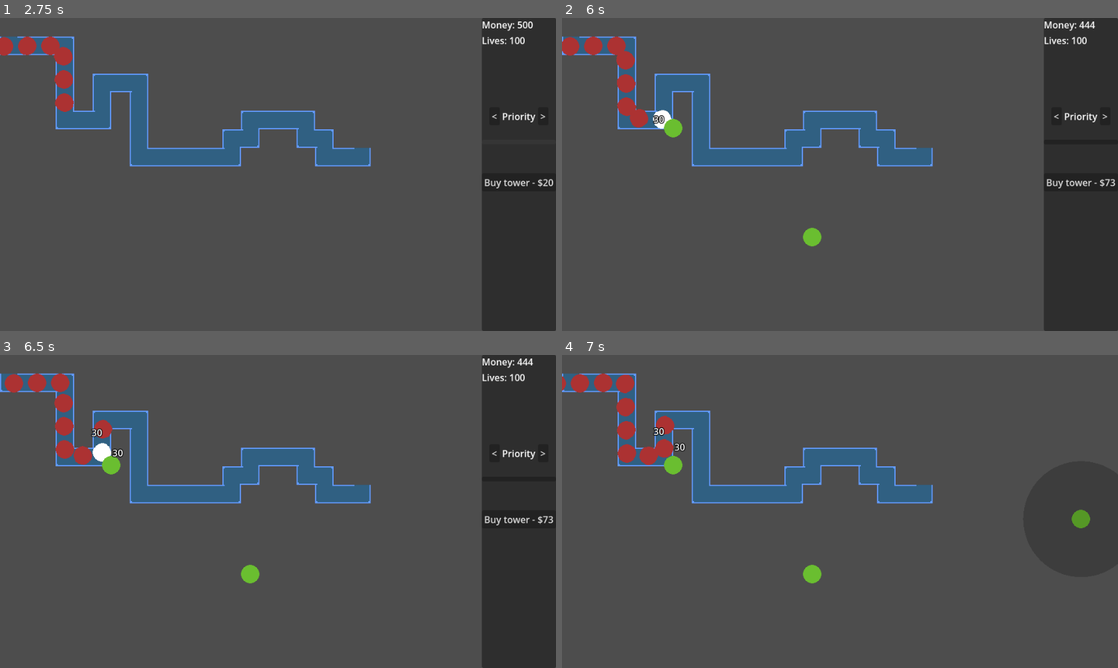
Above: before the commit, frames 1-4 (two rows, left to right).
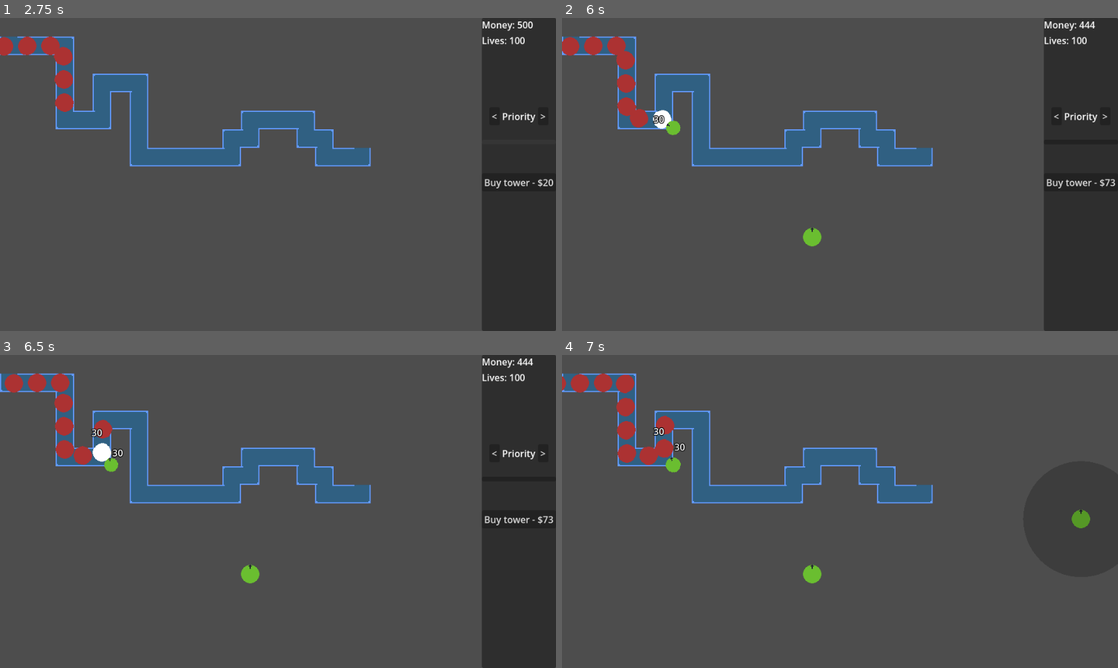
Above: after the commit, the same moments.

Repository: justindeogrades/casinotd
Game: Godot game, scene res://main.tscn
Same seed, same stepped clock (60 frames per second), same inputs: the game is played once before the commit and once after it.
Inputs (mouse positions are in pixels of both pictures, inside the frame that each line leads up to):
- Up to frame 1 (2.75 s): click "<" at 0.5 s; click ">" at 1.25 s; click (517, 143) at 2 s
- Up to frame 2 (6 s): click "Buy tower - $20" at 2.75 s; tap Enter at 3.5, 5.75 s; move the mouse to (812, 237) at 3.52 s; click (812, 237) at 3.6 s; click "Buy tower - $36" at 4.25 s; tap Space at 5 s; move the mouse to (812, 237) at 5.02 s; click (812, 237) at 5.1 s; move the mouse to (673, 127) at 5.77 s; click (673, 127) at 5.85 s
- Up to frame 3 (6.5 s): no input
- Up to frame 4 (7 s): click "Buy tower - $73" at 6.5 s

Frame 1 is identical in both runs. In frame 2, less than 0.1% of the frame differs, in the area x 18-46%, y 32-69%; in frame 3, less than 0.1%; in frame 4, less than 0.1%.
Error in both runs: Invalid call. Nonexistent function 'get_target_priority' in base 'Nil'. (res://tower_data_container.gd:82)

Commit message:
added placeholder tower animation and optimized targeting

Diff:
--- a/towers/scenes/green_tower.tscn
+++ b/towers/scenes/green_tower.tscn
@@ -9,13 +9,51 @@
 [sub_resource type="CircleShape2D" id="CircleShape2D_1jgo1"]
 resource_local_to_scene = true
 
-[node name="GreenTower" type="Node2D" unique_id=479165124 node_paths=PackedStringArray("sprite", "range_area", "range_collision", "cooldown_timer")]
+[sub_resource type="Animation" id="Animation_1jgo1"]
+length = 0.001
+tracks/0/type = "value"
+tracks/0/imported = false
+tracks/0/enabled = true
+tracks/0/path = NodePath("Sprite2D:scale")
+tracks/0/interp = 1
+tracks/0/loop_wrap = true
+tracks/0/keys = {
+"times": PackedFloat32Array(0),
+"transitions": PackedFloat32Array(1),
+"update": 0,
+"values": [Vector2(1, 1)]
+}
+
+[sub_resource type="Animation" id="Animation_smaqy"]
+resource_name = "shoot"
+length = 0.3
+tracks/0/type = "value"
+tracks/0/imported = false
+tracks/0/enabled = true
+tracks/0/path = NodePath("Sprite2D:scale")
+tracks/0/interp = 1
+tracks/0/loop_wrap = true
+tracks/0/keys = {
+"times": PackedFloat32Array(0, 0.033333335, 0.3),
+"transitions": PackedFloat32Array(1, 1, 1),
+"update": 0,
+"values": [Vector2(1, 1), Vector2(0.75, 0.75), Vector2(1, 1)]
+}
+
+[sub_resource type="AnimationLibrary" id="AnimationLibrary_e607b"]
+_data = {
+&"RESET": SubResource("Animation_1jgo1"),
+&"shoot": SubResource("Animation_smaqy")
+}
+
+[node name="GreenTower" type="Node2D" unique_id=479165124 node_paths=PackedStringArray("sprite", "range_area", "range_collision", "cooldown_timer", "anim_player")]
 process_mode = 1
 script = ExtResource("1_yf0e6")
 sprite = NodePath("Sprite2D")
 range_area = NodePath("Range")
 range_collision = NodePath("Range/CollisionShape2D")
 cooldown_timer = NodePath("Cooldown")
+anim_player = NodePath("AnimationPlayer")
 
 [node name="Sprite2D" type="Sprite2D" parent="." unique_id=1959191235]
 texture = ExtResource("2_1jgo1")
@@ -36,6 +74,9 @@
 [node name="Cooldown" type="Timer" parent="." unique_id=1627493201]
 one_shot = true
 
+[node name="AnimationPlayer" type="AnimationPlayer" parent="." unique_id=798912892]
+libraries/ = SubResource("AnimationLibrary_e607b")
+
 [connection signal="mouse_entered" from="Mousebox" to="." method="_on_mousebox_mouse_entered"]
 [connection signal="mouse_exited" from="Mousebox" to="." method="_on_mousebox_mouse_exited"]
 [connection signal="area_entered" from="Range" to="." method="_on_range_area_entered"]
--- a/towers/scripts/tower.gd
+++ b/towers/scripts/tower.gd
@@ -24,6 +24,7 @@
 @export var projectile : RigidBody2D
 @export var mousebox : Area2D
 @export var data_panel_button : Button
+@export var anim_player : AnimationPlayer
 
 signal clicked(tower : Tower)
 signal damage_dealt(amount : int, crit : bool, pos : Vector2)
@@ -56,35 +57,37 @@
 
 func _process(delta: float) -> void:
 	#Targeting and shooting
-	if not mobs_in_range.is_empty():
+	#Only executes code on the same frame as taking a shot
+	if not mobs_in_range.is_empty() and cooldown_timer.is_stopped():
 		var target = get_target(target_prio)
 		var aim_direction = (target.global_position - position).normalized()
-		if cooldown_timer.is_stopped():
-			#Iterate once per projectile count, offsetting the angle a little every shot
-			for i in attribute[G.att.PROJ_COUNT]:
-				var theta = angle_between_projectiles
-
-				#Sequence asubn where an = (n+1)/2 if n is odd, and an = -n/2 if n is even
-				#Case i is even
-				if int(i) % 2 == 0:
-					theta *= -i / 2
-				#Case i is odd
-				else:
-					theta *= (i + 1) / 2
-				#if i == 0:
-					#theta = 0
-				#else:
-					#if int(i) % 2 == 0:
-						#theta *= -(i - 1)
-					#else:
-						#theta *= i
-				#Rotation matrix fuckshit
-				var aimprime_x = aim_direction.x * cos(theta) - aim_direction.y * sin(theta)
-				var aimprime_y = aim_direction.x * sin(theta) + aim_direction.y * cos(theta)
-				var aimprime = Vector2(aimprime_x, aimprime_y).normalized()
-
-				spawn_projectile(aimprime)
-			cooldown_timer.start(cooldown_seconds)
+
+		#Angle towards the target
+		#Currently snaps to targets position, maybe tween it later
+		#Don't know why rotating by pi/2 is necessary but don't change it
+		look_at(target.global_position)
+		rotate(PI / 2)
+
+		#Iterate once per projectile count, offsetting the angle a little every shot
+		for i in attribute[G.att.PROJ_COUNT]:
+			var theta = angle_between_projectiles
+
+			#Sequence asubn where an = (n+1)/2 if n is odd, and an = -n/2 if n is even
+			#Case i is even
+			if int(i) % 2 == 0:
+				theta *= -i / 2
+			#Case i is odd
+			else:
+				theta *= (i + 1) / 2
+			#Rotation matrix fuckshit
+			var aimprime_x = aim_direction.x * cos(theta) - aim_direction.y * sin(theta)
+			var aimprime_y = aim_direction.x * sin(theta) + aim_direction.y * cos(theta)
+			var aimprime = Vector2(aimprime_x, aimprime_y).normalized()
+
+			spawn_projectile(aimprime)
+		anim_player.play("shoot")
+
+		cooldown_timer.start(cooldown_seconds)
 	else:
 		pass
 
Binary file changed: towers/sprites/tower.png
